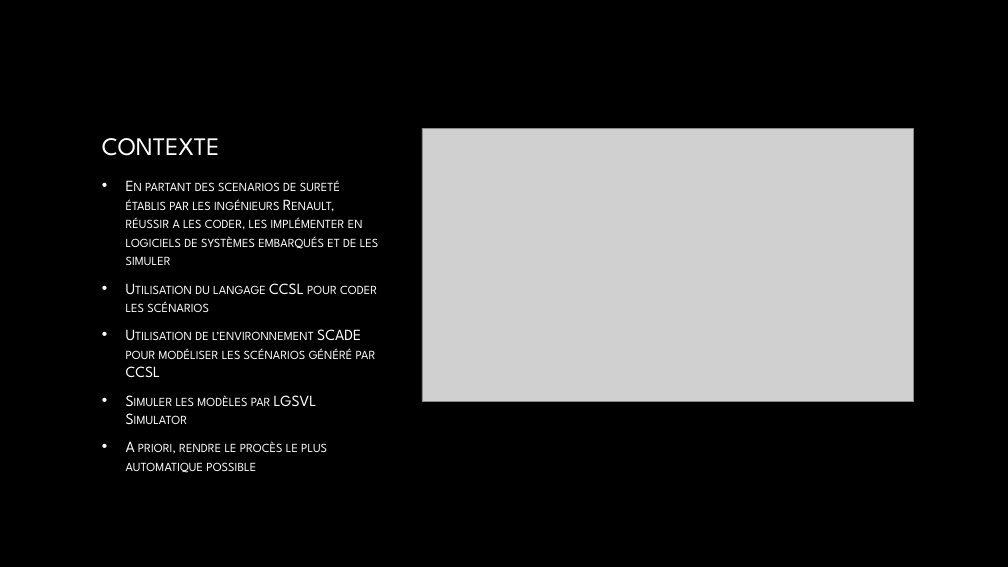
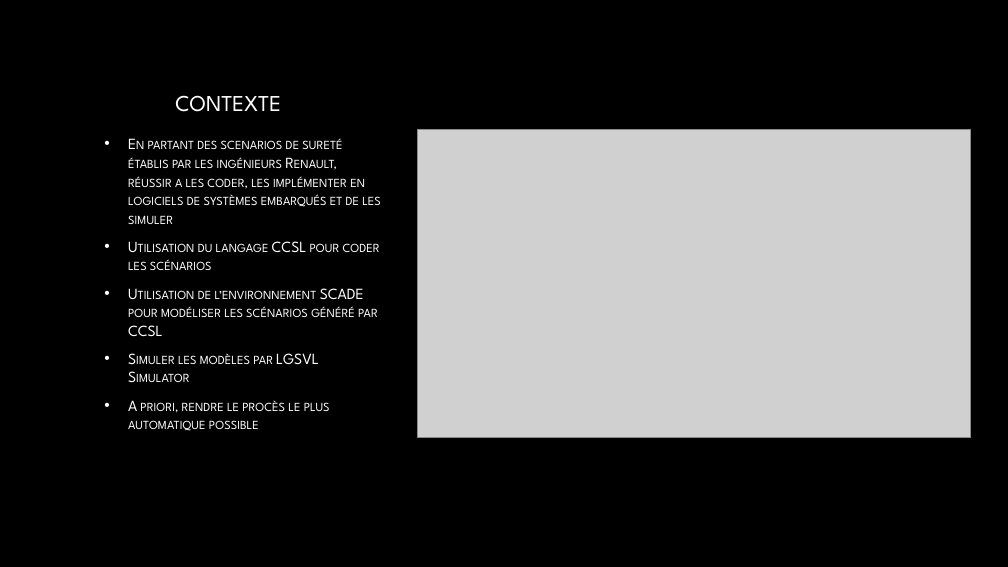
Before and after one commit to Viince06/TER_Safety_ADAVEC, a slide deck: slide 2 of TERS2 Suivi.pptx. Drawn at 1008x567 pixels with LibreOffice and Linux fonts; fonts in the diff are those of the drawing; grey boxes stand for pictures; background and template pictures are left out. Boxes give left, top, right and bottom in pixels: in the first picture for what was removed or moved away, otherwise in the second. Text is boxed around its words. In the diff, an @@ line names an element or a change of style, - is before the commit and + after.

```diff
--- a/TERS2 Suivi.pptx
+++ b/TERS2 Suivi.pptx
@@ title "CONTEXTE": place and size @@
-title "CONTEXTE" at <box>102,138,220,156</box>
+title "CONTEXTE" at <box>175,95,281,112</box>
@@ title "CONTEXTE" at <box>175,95,281,112</box>: size 24 to 21.6 pt @@
@@ text "En partant des scenarios de ...": place and size @@
-text "En partant des scenarios de ..." at <box>126,180,379,473</box>
+text "En partant des scenarios de ..." at <box>128,138,381,431</box>
@@ picture: place and size @@
-picture at <box>422,128,913,401</box>
+picture at <box>417,130,971,437</box>
```
Also in this commit, not shown: 2 other slides changed.
